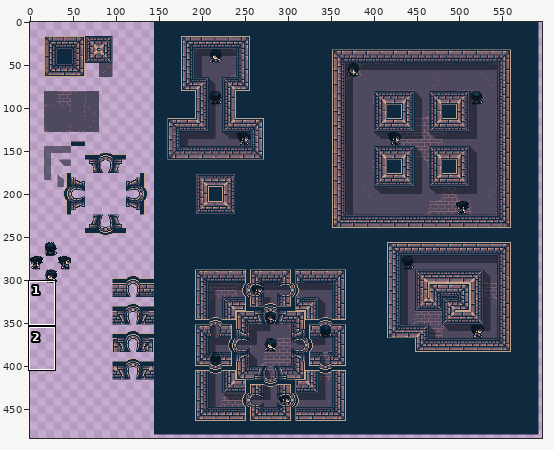
Two states of a pixel-art file, Assets/Sprites/Environment/EnvironmentSketchpad.aseprite. The picture above shows the old version from afar; the outline marks the close-up.
Close-up. Before:
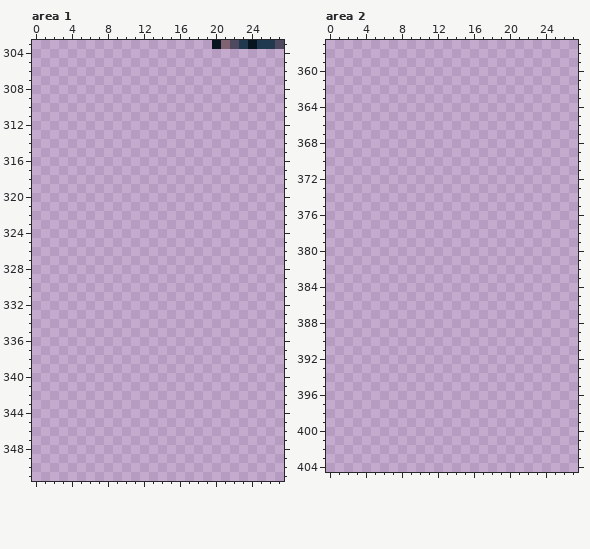
600x600 pixels, 1 frame. Shown: area 1: x 0..27, y 303..351; area 2: x 0..27, y 357..404. The wide view leaves out empty margins.
The same view after the edit:
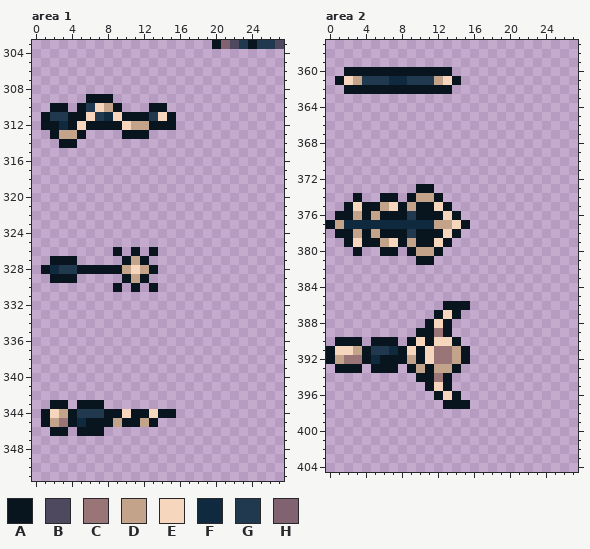
Palette (. is transparent): A #08141e  B #4e495f  C #997577  D #c3a38a  E #f6d6bd  F #0f2a3f  G #20394f  H #816271
From the commit log: New Items Tilesheet Added - Added 6 wand designs to item sheet
Change:
layer "Items" added
Area 1, layer "Items":
Colour A now appears in row 309 at x 6 to 8; in row 310 at x 2 to 3, 5, 9 and 13 to 14; in row 311 at x 1, 4 to 5, 10 to 12 and 15; in row 312 at x 1 to 2, 4, 6 to 9 and 13 to 15; in row 313 at x 2, 5 and 10 to 12; in row 314 at x 3 to 4.
Colour A now appears in row 326 at x 9, 11 and 13; in row 327 at x 2 to 4, 10 and 12; in row 328 at x 1, 5 to 9 and 13; in row 329 at x 2 to 4, 10 and 12; in row 330 at x 9, 11 and 13; in row 343 at x 2 to 3 and 5 to 7.
Colour A now appears in row 344 at x 1, 4, 8 to 9, 11 to 12 and 14 to 15; in row 345 at x 1, 4, 6 to 8, 10 to 11 and 13; in row 346 at x 2 to 3 and 5 to 7.
Colour C now appears in row 345 at x 3.
Colour D now appears in row 310 at x 8; in row 312 at x 11 to 12; in row 313 at x 3 to 4; in row 327 at x 11; in row 328 at x 10 and 12; in row 329 at x 11.
Colour D now appears in row 344 at x 3; in row 345 at x 2, 9 and 12.
Colour E now appears in row 310 at x 7; in row 311 at x 6, 9 and 14; in row 312 at x 5 and 10; in row 328 at x 11; in row 344 at x 2, 10 and 13.
Colour F now appears in row 311 at x 8; in row 312 at x 3; in row 328 at x 2; in row 345 at x 5.
Colour G now appears in row 310 at x 6; in row 311 at x 2 to 3, 7 and 13; in row 328 at x 3 to 4; in row 344 at x 5 to 7.
Area 2, layer "Items":
Colour A now appears in row 360 at x 2 to 13; in row 361 at x 1 and 14; in row 362 at x 2 to 13; in row 373 at x 10 to 11; in row 374 at x 3, 6 to 7, 9 and 12; in row 375 at x 2, 4 to 5, 8, 10 to 11 and 13.
Colour A now appears in row 376 at x 1 to 2, 4, 6 to 8, 10 to 12 and 14; in row 377 at x 0 and 15; in row 378 at x 1 to 2, 4, 6 to 8, 10 to 12 and 14; in row 379 at x 2, 4 to 5, 8, 10 to 11 and 13; in row 380 at x 3, 6 to 7, 9 and 12; in row 381 at x 10 to 11.
Colour A now appears in row 386 at x 13 to 15; in row 387 at x 12 and 14; in row 388 at x 11 and 13; in row 389 at x 10 to 11 and 13; in row 390 at x 1 to 3, 5 to 7, 9, 11 and 14; in row 391 at x 0, 4, 8, 10 and 15.
Colour A now appears in row 392 at x 0, 4, 6 to 8, 10 and 15; in row 393 at x 1 to 3, 5 to 7, 9, 11 and 14; in row 394 at x 10 to 11 and 13; in row 395 at x 11 and 13; in row 396 at x 12 and 14; in row 397 at x 13 to 15.
Colour C now appears in row 389 at x 12; in row 391 at x 12 to 13; in row 392 at x 2 to 3 and 12 to 13; in row 394 at x 12.
Colour D now appears in row 361 at x 3 and 12; in row 374 at x 10 to 11; in row 375 at x 6 and 9; in row 376 at x 3 and 5; in row 377 at x 1 and 12 to 13; in row 378 at x 3 and 5.
Colour D now appears in row 379 at x 6 and 9; in row 380 at x 10 to 11; in row 391 at x 3 and 14; in row 392 at x 1, 9 and 14; in row 393 at x 10 and 12 to 13.
Colour E now appears in row 361 at x 2 and 13; in row 375 at x 3, 7 and 12; in row 376 at x 13; in row 377 at x 14; in row 378 at x 13; in row 379 at x 3, 7 and 12.
Colour E now appears in row 387 at x 13; in row 388 at x 12; in row 390 at x 10 and 12 to 13; in row 391 at x 1 to 2, 9 and 11; in row 392 at x 11; in row 395 at x 12.
Colour E now appears in row 396 at x 13.
Colour F now appears in row 361 at x 7 to 8; in row 377 at x 2 to 11; in row 391 at x 7; in row 392 at x 5.
Colour G now appears in row 361 at x 4 to 6 and 9 to 11; in row 376 at x 9; in row 378 at x 9; in row 391 at x 5 to 6.
